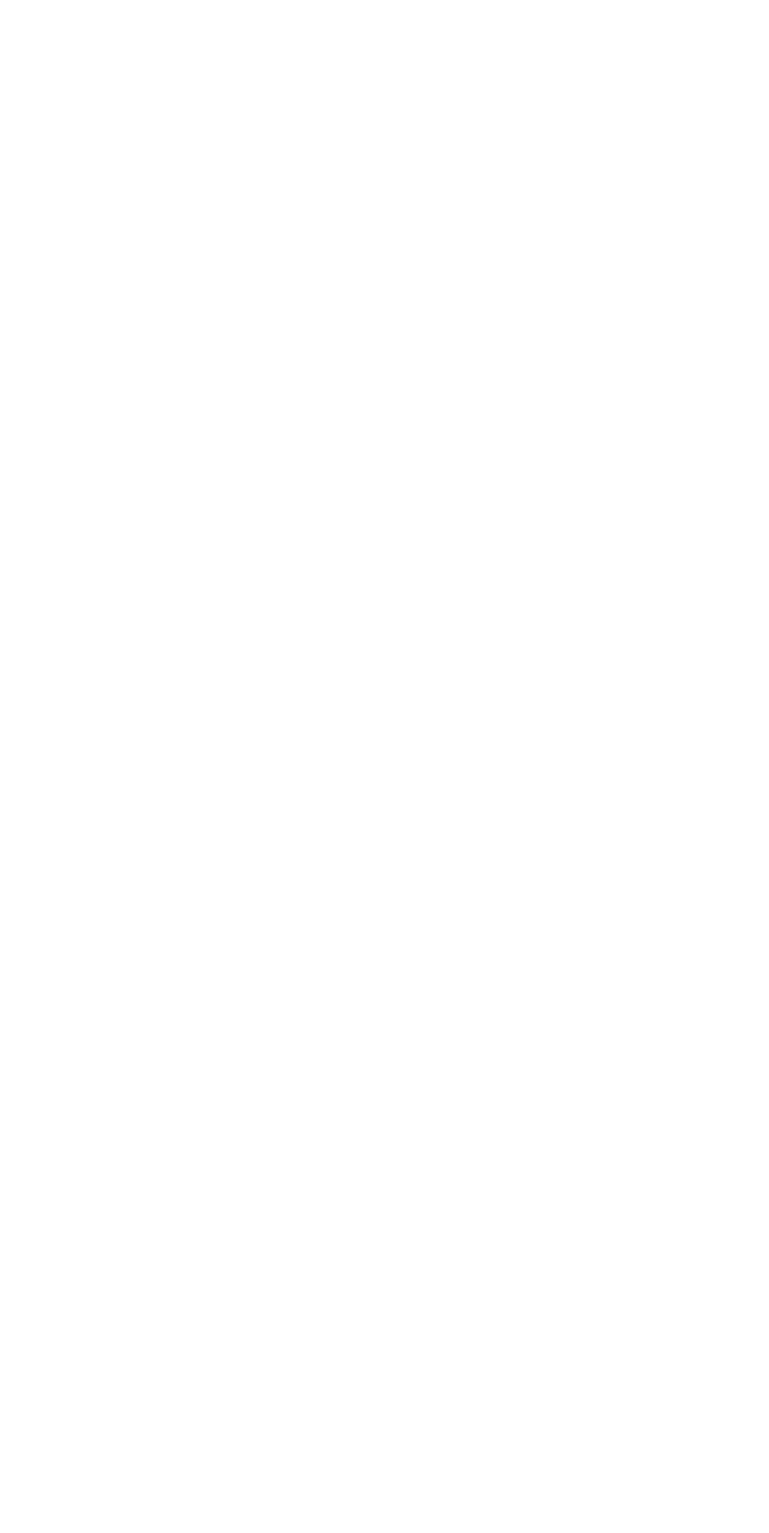
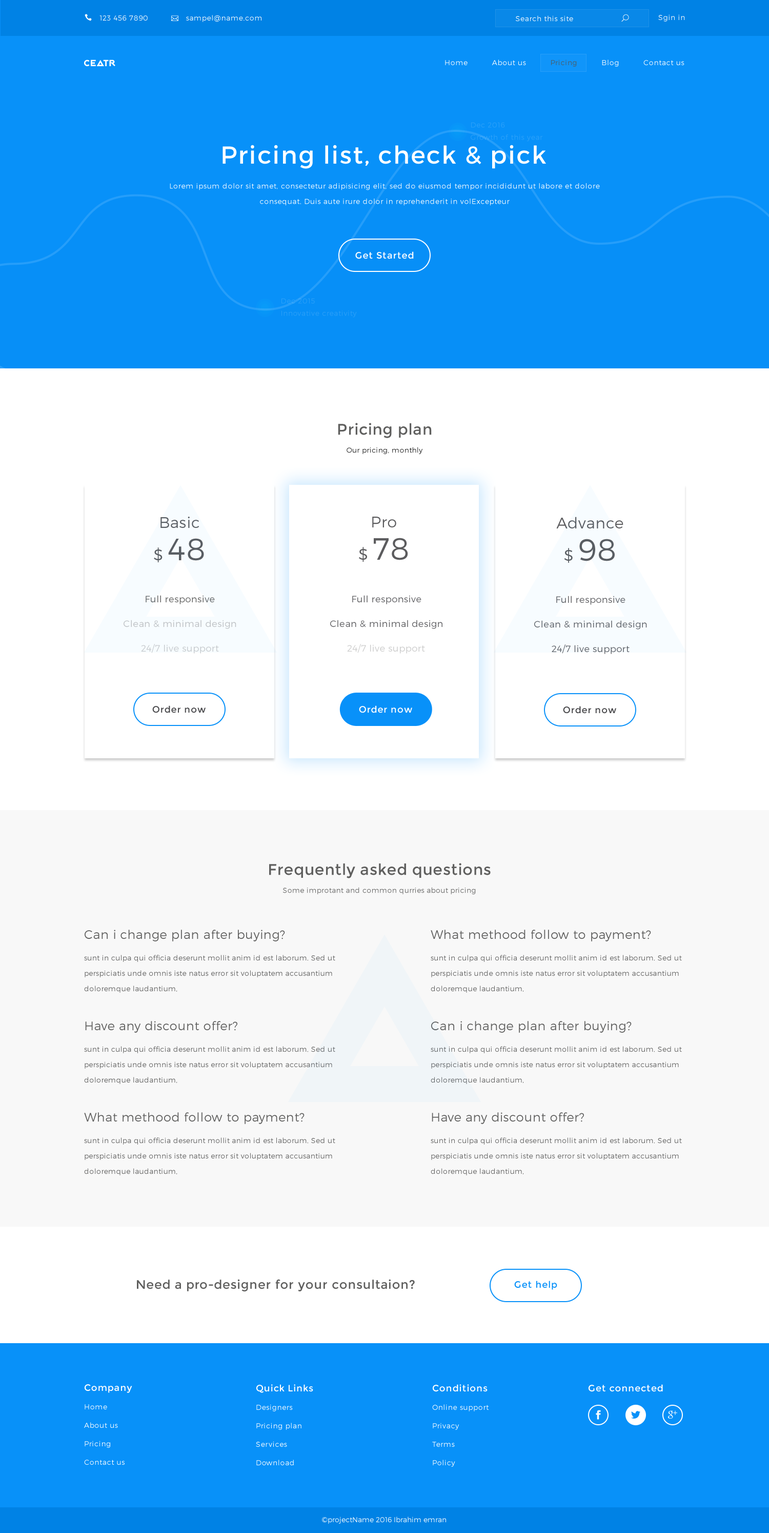
Layers edited between the first and the second 769x1533 image:
showed "a copy 2" over (287, 934, 482, 1102)
showed group "CONSULTATION" (4 layers) over (136, 1268, 583, 1302)
painted on "Rectangle 4" (1st of 5, in "CONSULTATION" › "GET STARTED BUTTTON copy 2"), unmasked it over (489, 1268, 583, 1302)
showed group "asked question" (13 layers) over (0, 810, 769, 1227)
unmasked "BG copy" over (0, 810, 769, 1227)
showed group "PRICING PLAN" (31 layers) over (83, 422, 687, 759)
painted on "Rectangle 4" (2nd of 5, in "PRICING PLAN" › "PRO PACKEG" › "Group 10 copy" › "GET STARTED BUTTTON copy"), unmasked it over (339, 692, 433, 726)
unmasked "Rectangle 7" (1st of 3, in "PRICING PLAN" › "PRO PACKEG") over (330, 516, 443, 726)
painted on "Rectangle 4" (3rd of 5, in "PRICING PLAN" › "ADVANCE" › "Group 10" › "GET STARTED BUTTTON copy"), unmasked it over (544, 693, 637, 727)
unmasked "Rectangle 7" (2nd of 3, in "PRICING PLAN" › "ADVANCE") over (495, 485, 686, 727)
painted on "Rectangle 4" (4th of 5, in "PRICING PLAN" › "BASIC PACKEG" › "Group 10" › "GET STARTED BUTTTON copy"), unmasked it over (133, 692, 226, 726)
unmasked "Rectangle 7" (3rd of 3, in "PRICING PLAN" › "BASIC PACKEG") over (84, 485, 275, 752)
showed group "COPYRIGHT" (2 layers) over (0, 1507, 769, 1533)
unmasked "COPYRIGHT BG" (1st of 2, in "COPYRIGHT") over (0, 1507, 769, 1533)
showed group "FOOTER" (16 layers) over (0, 1343, 769, 1508)
unmasked "Rectangle 1" over (0, 1343, 769, 1508)
showed group "BG" (1 layers) over (0, 368, 769, 1533)
showed group "HEADING SLIDER" (31 layers) over (0, 0, 769, 369)
unmasked "Rectangle 3" over (495, 9, 650, 28)
unmasked "COPYRIGHT BG" (2nd of 2, in "HEADING SLIDER" › "HEADING AREA") over (0, 0, 769, 36)
painted on "Rectangle 4" (5th of 5, in "HEADING SLIDER" › "SLIDER" › "GET STARTED BUTTTON"), unmasked it over (338, 238, 431, 272)
painted on "Shape 1", unmasked it over (0, 129, 769, 369)
unmasked "Rectangle 2" over (0, 0, 769, 369)
…and 10 more changes (10 mask, 9 painted)
